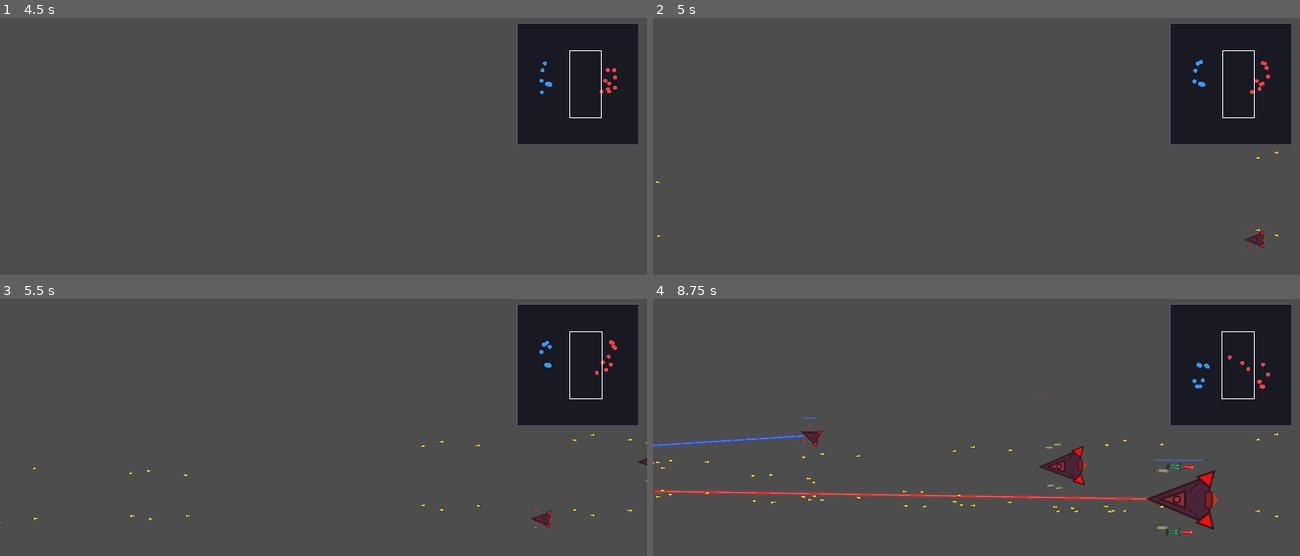
Above: before the commit, frames 1-4 (two rows, left to right).
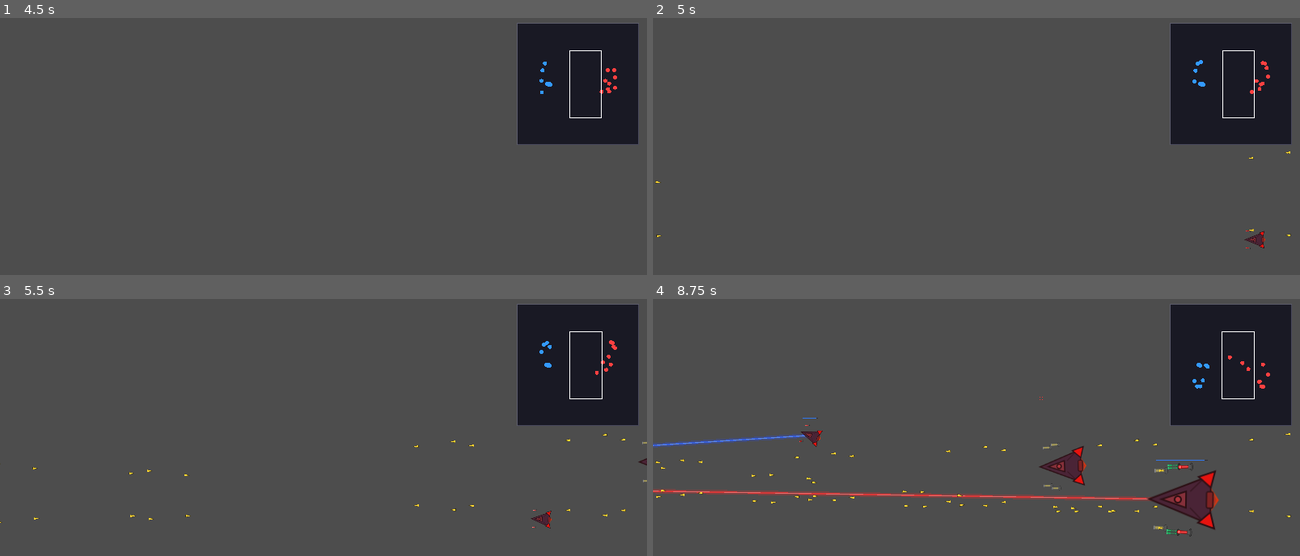
Above: after the commit, the same moments.

Repository: ZhanXuzhao/SpaceRTS
Game: Godot game, scene res://scenes/main.tscn
Same seed, same stepped clock (60 frames per second), same inputs: the game is played once before the commit and once after it.
Inputs (mouse positions are in pixels of both pictures, inside the frame that each line leads up to):
- Up to frame 1 (4.5 s): tap Enter at 0.5 s; move the mouse to (465, 179) at 0.52 s; hold W 0.53-1.25 s; tap R at 0.6 s; click (465, 179) at 0.67 s; drag from (194, 215) to (291, 269) at 1.27 s; move the mouse to (388, 118) at 2.02 s; hold W 2.03-2.75 s; tap H at 2.1 s; drag from (291, 269) to (129, 143) at 2.77 s; move the mouse to (517, 251) at 3.52 s; hold A 3.53-4.25 s; tap G at 3.6 s; drag from (129, 143) to (226, 105) at 4.27 s
- Up to frame 2 (5 s): no input
- Up to frame 3 (5.5 s): move the mouse to (355, 478) at 5.02 s; hold A from 5.03 s (still down); tap X at 5.1 s; click (355, 478) at 5.17 s
- Up to frame 4 (8.75 s): release A at 5.75 s; drag from (879, 386) to (931, 514) at 5.77 s; move the mouse to (1118, 460) at 6.52 s; hold W 6.53-7.25 s; tap V at 6.6 s; drag from (847, 496) to (1118, 520) at 7.27 s; move the mouse to (1041, 399) at 8.02 s; hold A from 8.03 s (still down); tap 0 at 8.1 s

Frame 1 is identical in both runs. In frame 2, less than 0.1% of the frame differs, in the area x 91-99%, y 51-90%; in frame 3, 0.1%; in frame 4, 0.9%, in the area x 0-99%, y 27-93%.

Commit message:
fix: projectiles spawn from turret position, not ship center
- _update_turrets: fire_pos accounts for body rotation, target angle computed in body-local space

- _fire_slot: slot offset rotated by _body.rotation for correct global spawn pos

- _fire_slot: fire_dir includes _body.rotation so projectile direction matches turret sprite

Diff:
--- a/scripts/unit.gd
+++ b/scripts/unit.gd
@@ -280,8 +280,9 @@
 	if _current_target != null:
 		for i in range(slot_count):
 			if _slot_weapons[i] != null:
-				var fire_pos = global_position + _slot_offsets_scaled[i]
-				var to_target = _current_target.global_position - fire_pos
+				var rotated_offset = _slot_offsets_scaled[i].rotated(_body.rotation)
+				var fire_pos = global_position + rotated_offset
+				var to_target = (_current_target.global_position - fire_pos).rotated(-_body.rotation)
 				var target_angle = to_target.angle()
 				var turn_speed = _slot_weapons[i].turn_speed
 				_slot_angles[i] = _rotate_toward(_slot_angles[i], target_angle, turn_speed * delta)
@@ -522,9 +523,9 @@
 	if w == null or target.team == team:
 		return  # 不攻击友军
 
-	var slot_offset = _slot_offsets_scaled[slot_index]
-	var fire_pos = global_position + slot_offset
-	var fire_dir = Vector2.RIGHT.rotated(_slot_angles[slot_index])
+	var rotated_offset = _slot_offsets_scaled[slot_index].rotated(_body.rotation)
+	var fire_pos = global_position + rotated_offset
+	var fire_dir = Vector2.RIGHT.rotated(_body.rotation + _slot_angles[slot_index])
 
 	match w.weapon_type:
 		Weapon.WeaponType.LASER:
